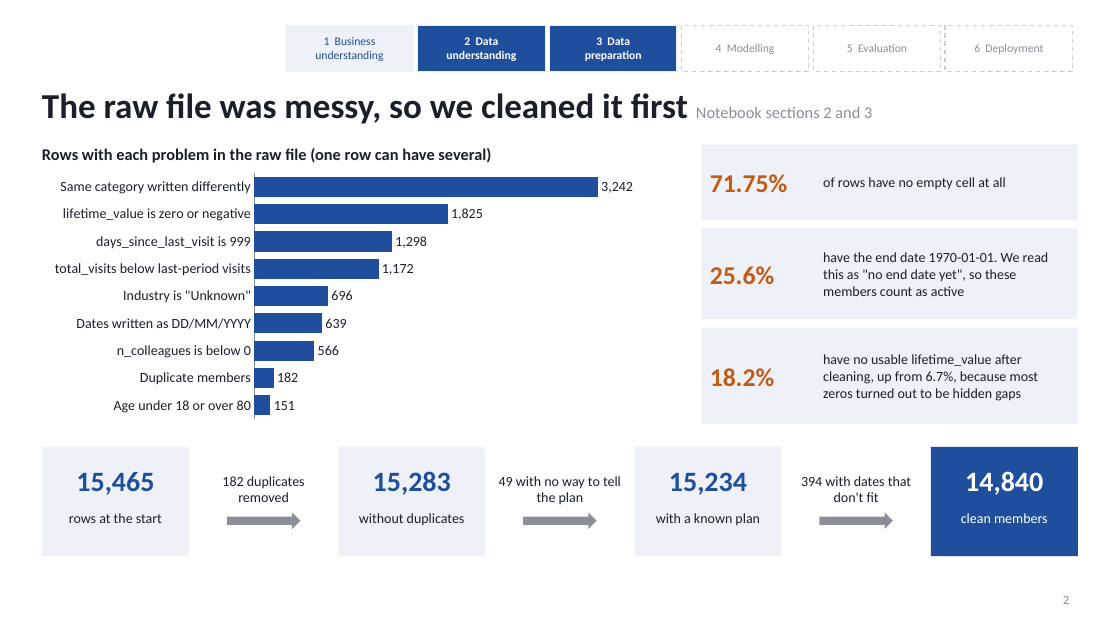
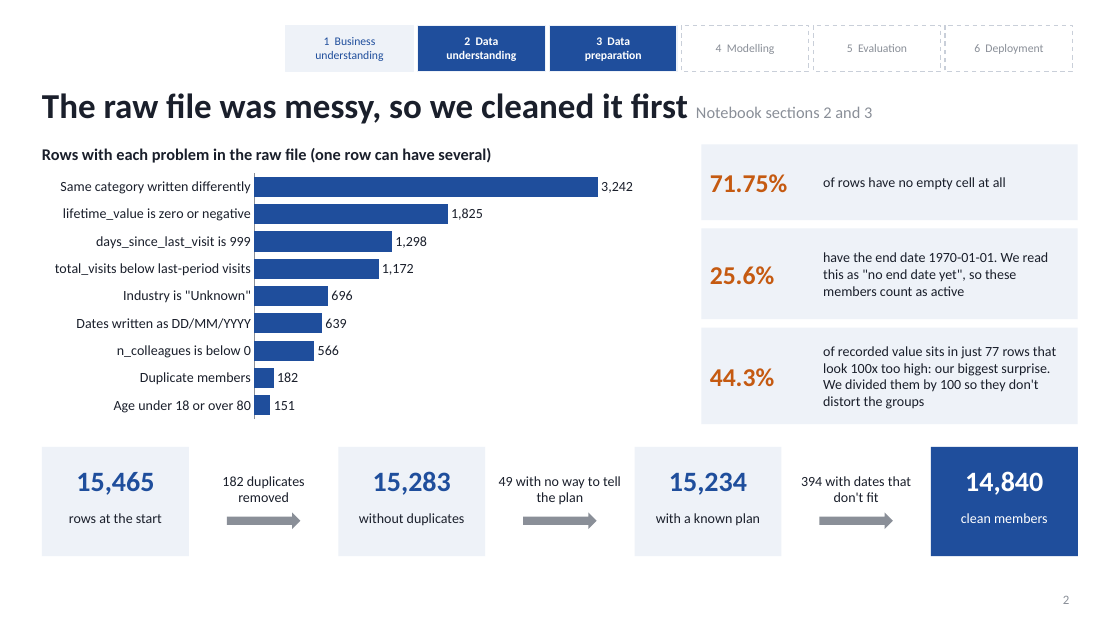
Before and after one commit to MohamedTrikiSoftwareEngineer/DM_Group_10, a slide deck: slide 3 of Discussion_Slides/Group10_EDA_Slides.pptx. Drawn at 1120x630 pixels with LibreOffice and Linux fonts; fonts in the diff are those of the drawing; background and template pictures are left out. Boxes give left, top, right and bottom in pixels: in the first picture for what was removed or moved away, otherwise in the second. Text is boxed around its words. In the diff, an @@ line names an element or a change of style, - is before the commit and + after.

Commit message:
Update the slides and remove draft wording from the notebook

```diff
--- a/Discussion_Slides/Group10_EDA_Slides.pptx
+++ b/Discussion_Slides/Group10_EDA_Slides.pptx
@@ text at bbox=[823, 346, 1056, 409]: text changed @@
-have no usable lifetime_value after cleaning, up from 6.7%, because most zeros turned out to be hidden gaps
+of recorded value sits in just 77 rows that look 100x too high: our biggest surprise. We divided them by 100 so they don't distort the groups
@@ text at bbox=[710, 368, 774, 387]: text changed @@
-18.2%
+44.3%
```
Also in this commit, not shown: 2 other slides changed, 2 other files.
